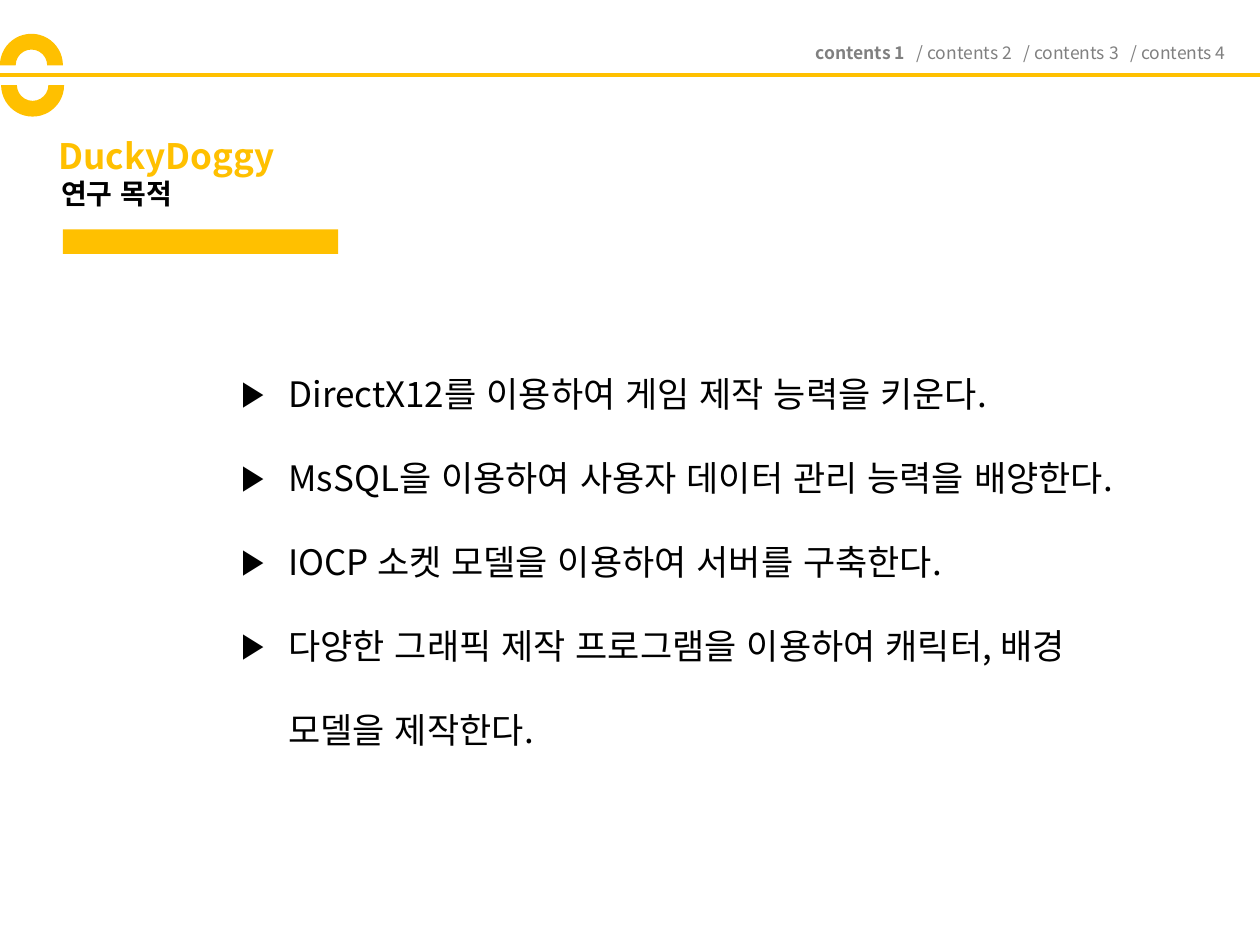
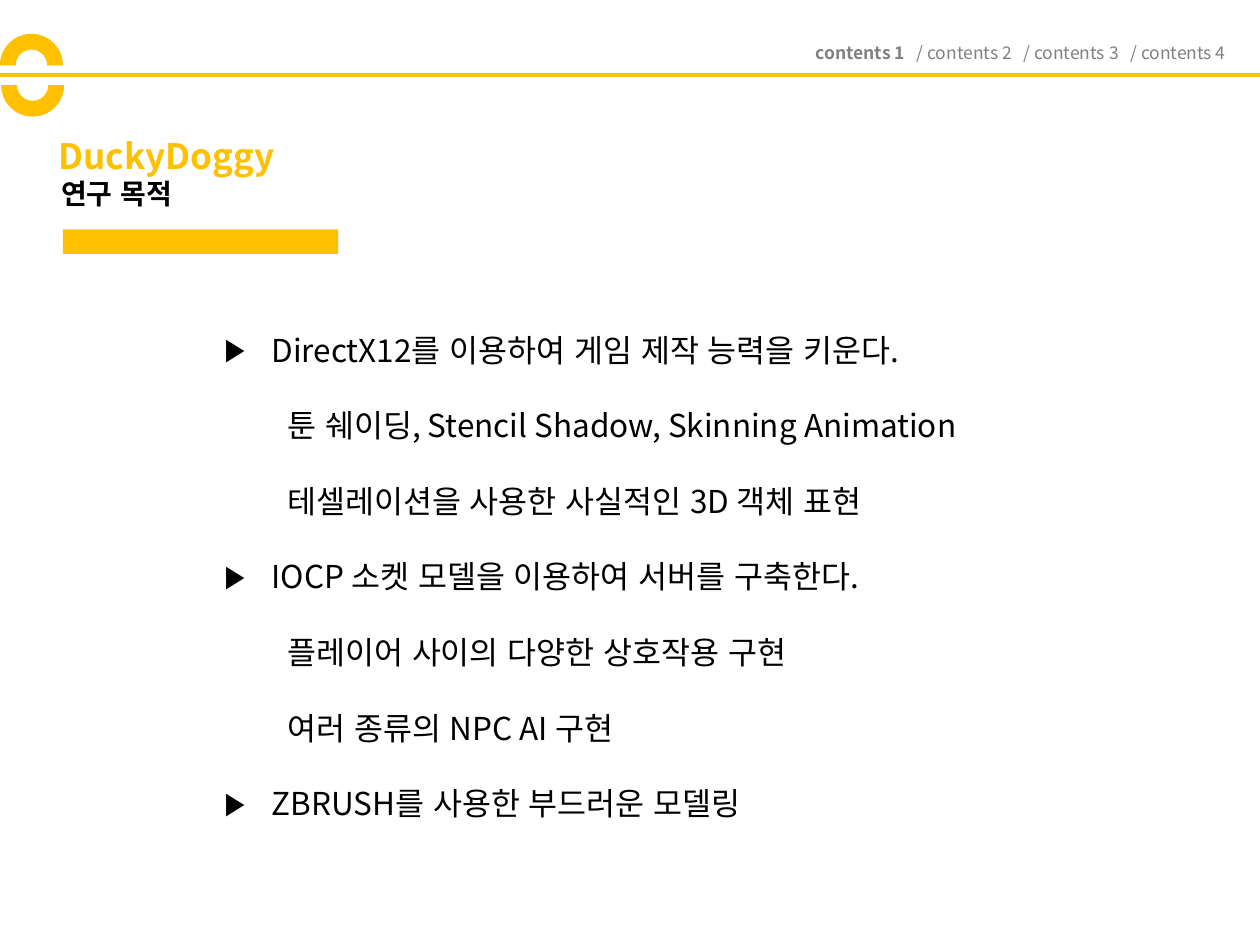
Before and after one commit to codnsj81/HuffAndPuff, a slide deck: slide 3 of 기획 문서/181206_DuckyDoggy_기획서_(ver1).pptx. Drawn at 1260x945 pixels with LibreOffice and Linux fonts; fonts in the diff are those of the drawing. Boxes give left, top, right and bottom in pixels: in the first picture for what was removed or moved away, otherwise in the second. Text is boxed around its words. In the diff, an @@ line names an element or a change of style, - is before the commit and + after.

```diff
--- a/기획 문서/181206_DuckyDoggy_기획서_(ver1).pptx
+++ b/기획 문서/181206_DuckyDoggy_기획서_(ver1).pptx
@@ text "DirectX12를 이용하여 게임 제작 능력을 ...": place and size @@
-text "DirectX12를 이용하여 게임 제작 능력을 ..." at (288,378,1113,746)
+text "DirectX12를 이용하여 게임 제작 능력을 ..." at (272,336,956,818)
@@ text at (272,336,900,591): size 20 to 18 pt in "DirectX12를 이용하여 게임 제작 능력을 키운다.", "IOCP 소켓 모델을 이용하여 서버를 구축한다." @@
@@ text at (287,411,956,516): text changed; size 20 to 18 pt @@
-▶ MsSQL을 이용하여 사용자 데이터 관리 능력을 배양한다.
+  툰 쉐이딩, Stencil Shadow, Skinning Animation
+  테셀레이션을 사용한 사실적인 3D 객체 표현
@@ text at (272,638,786,818): text changed; size 20 to 18 pt @@
-▶ 다양한 그래픽 제작 프로그램을 이용하여 캐릭터, 배경 모델을 제작한다.
+  플레이어 사이의 다양한 상호작용 구현
+  여러 종류의 NPC AI 구현
+▶ ZBRUSH를 사용한 부드러운 모델링
```
Also in this commit, not shown: 1 other file.
